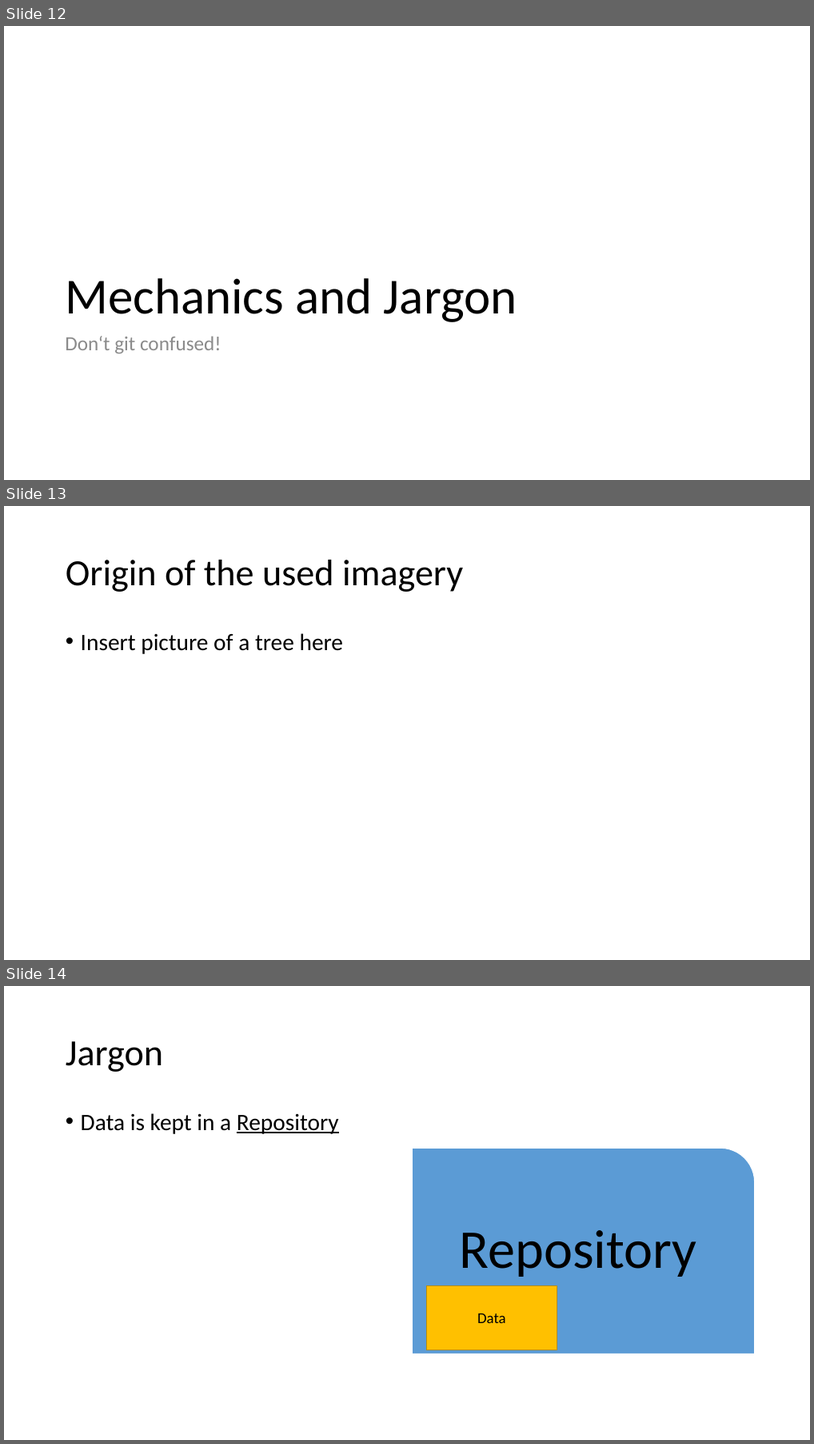
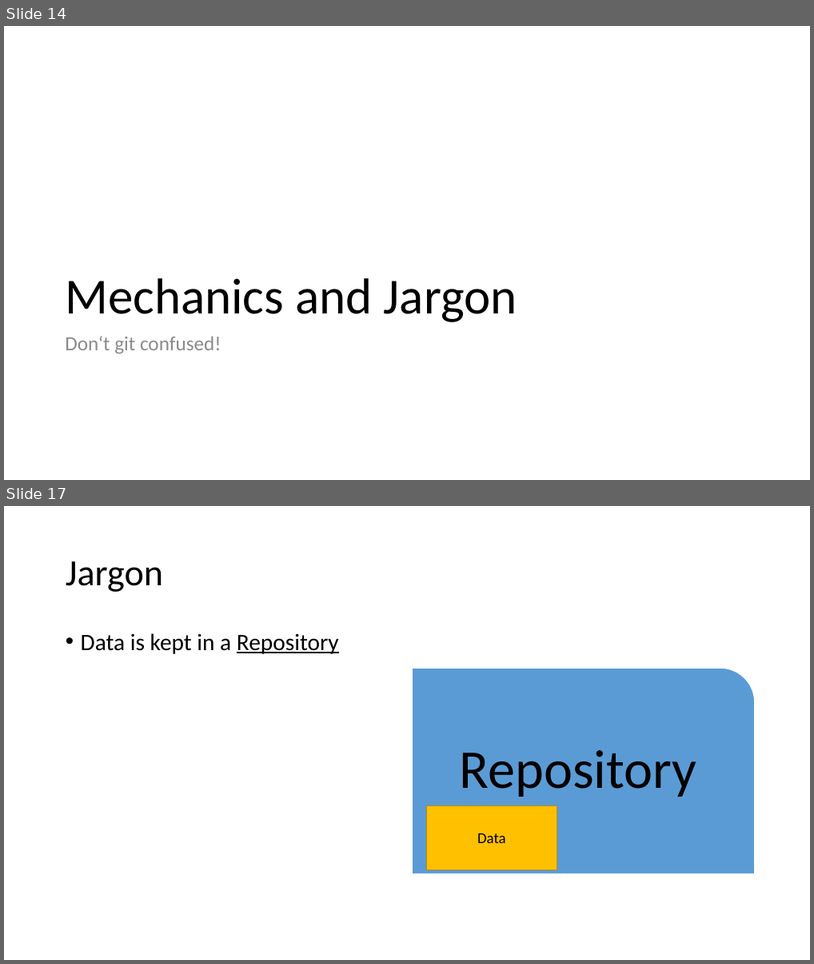
Before and after one commit to vegfetch/talk, a slide deck: cf_version_control_systems.pptx. Shown one above the other, each under a label of ours: slides 12, 13 and 14 before the commit, slides 14 and 17 after it; the slides between them are not shown. The pictures are 814x1444 and 814x964 pixels, drawn with LibreOffice and Linux fonts; fonts in the diff are those of the drawing. Boxes give left, top, right and bottom in pixels: in the first picture for what was removed or moved away, otherwise in the second. Text is boxed around its words. In the diff, an @@ line names an element or a change of style, - is before the commit and + after.

```diff
--- a/cf_version_control_systems.pptx
+++ b/cf_version_control_systems.pptx
@@ slide 13 removed at [4, 506, 810, 960], background #FFFFFF @@
@@ title removed at [66, 560, 463, 592] @@
-Origin of the used imagery
@@ text removed at [81, 633, 343, 654] @@
-• Insert picture of a tree here
@@ what was slide 12 is now slide 14 @@
@@ what was slide 14 is now slide 17 @@
```
Also in this commit, not shown: 2 slides changed, 5 slides added, 1 other slide removed, 1 other file.
